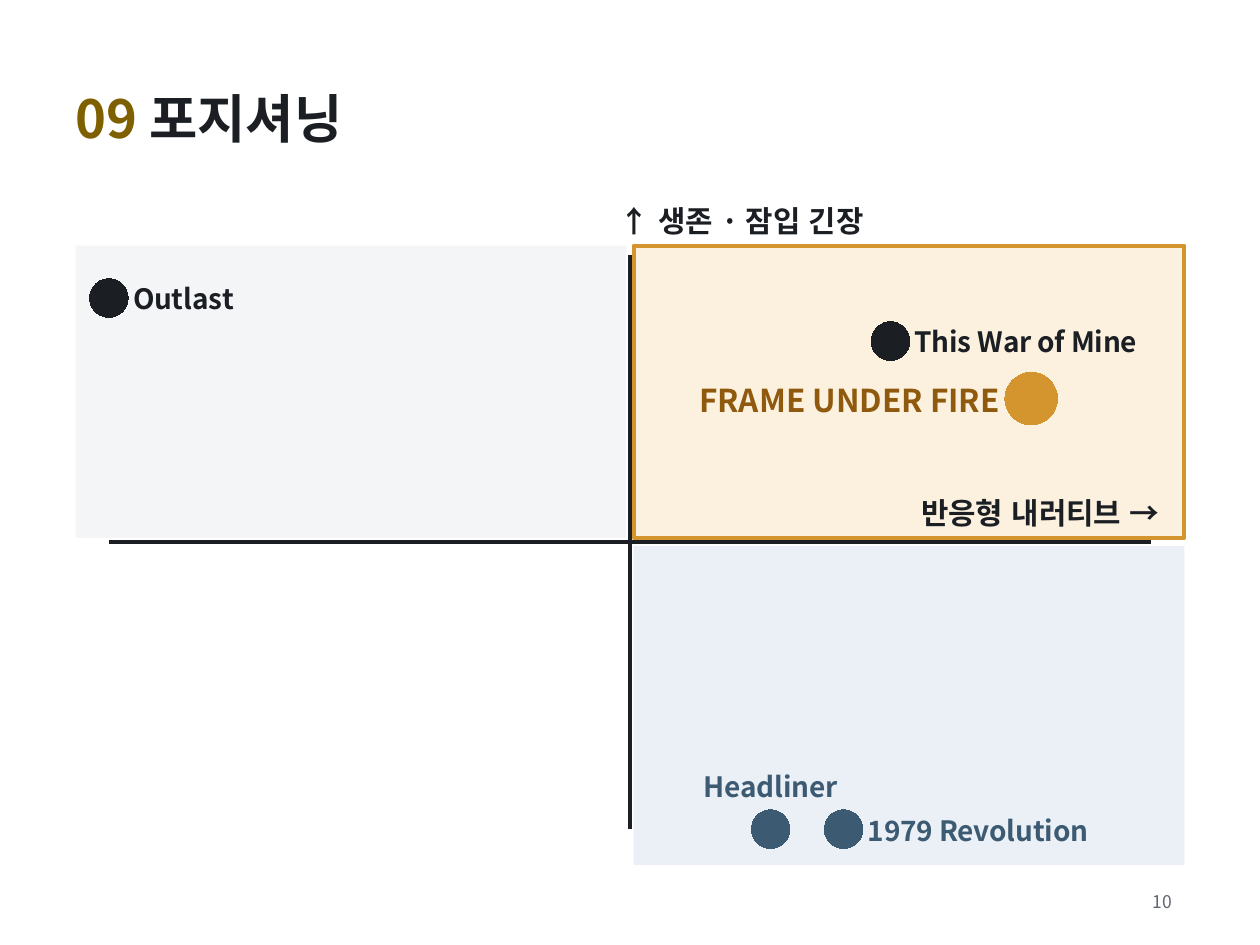
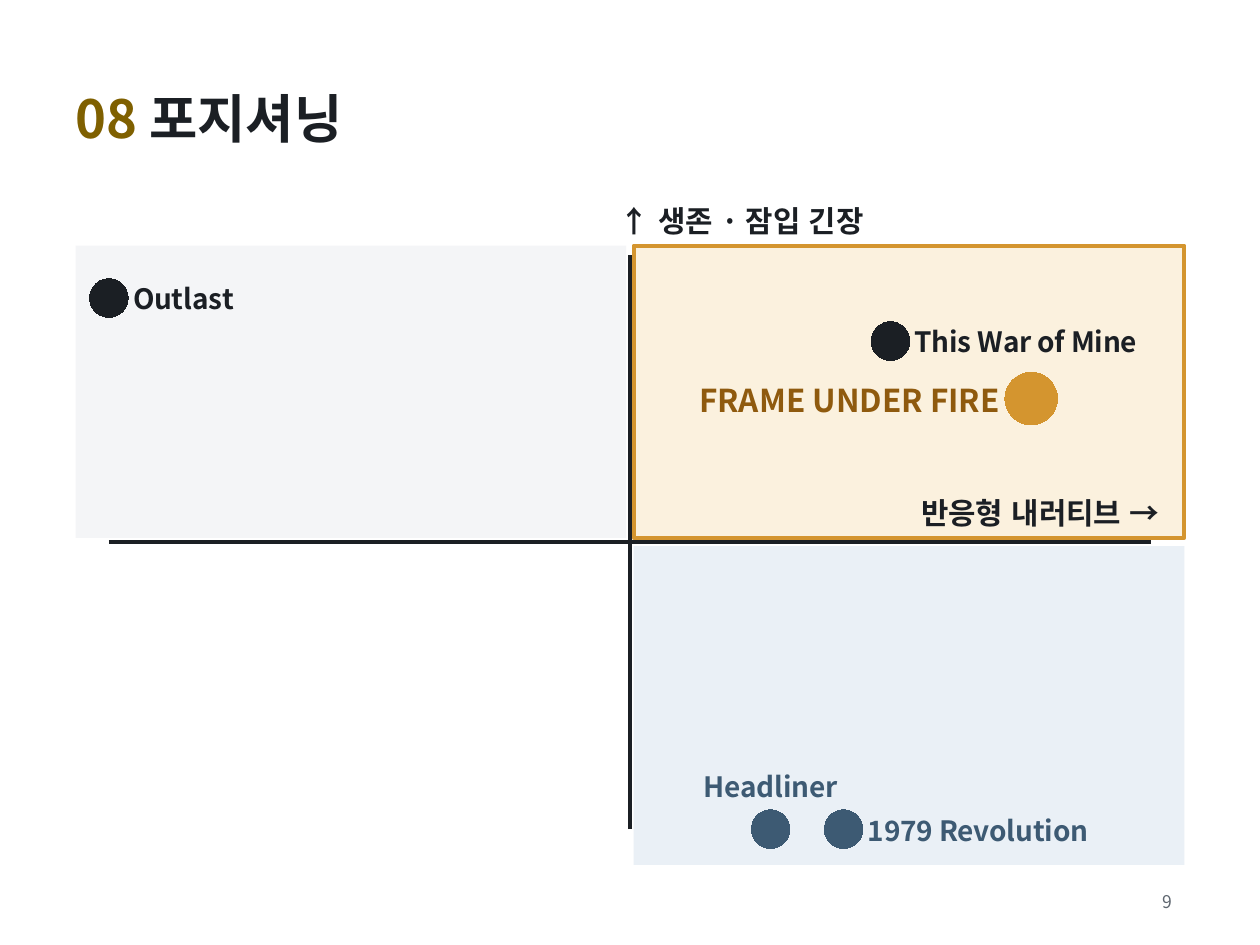
Before and after one commit to golgold/unitybasic, a slide deck: slide 9 of 기획/김민우_게임_FRAME UNDER FIRE.pptx (slide 10 before the commit). Drawn at 1260x945 pixels with LibreOffice and Linux fonts; fonts in the diff are those of the drawing. Boxes give left, top, right and bottom in pixels: in the first picture for what was removed or moved away, otherwise in the second. Text is boxed around its words. In the diff, an @@ line names an element or a change of style, - is before the commit and + after.

```diff
--- a/기획/김민우_게임_FRAME UNDER FIRE.pptx
+++ b/기획/김민우_게임_FRAME UNDER FIRE.pptx
@@ title at (x1=76, y1=94, x2=342, y2=143): text changed @@
-09 포지셔닝
+08 포지셔닝
@@ page number at (x1=1162, y1=895, x2=1172, y2=908): text changed @@
-10
+9
```
Also in this commit, not shown: 7 other slides changed, 1 slide removed, 1 other file.
